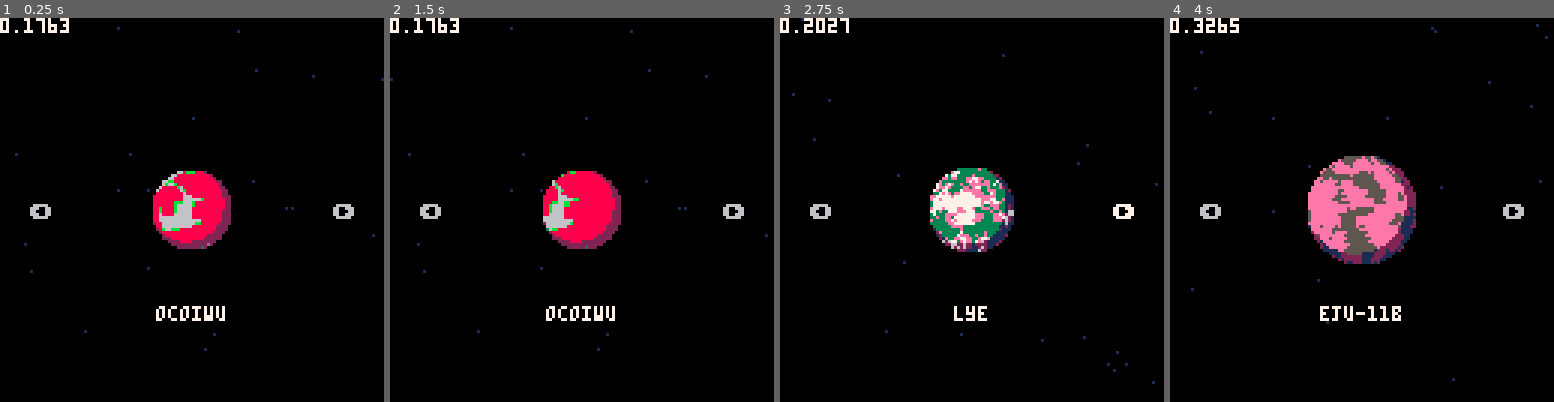
Above: before the commit, frames 1-4 (left to right).
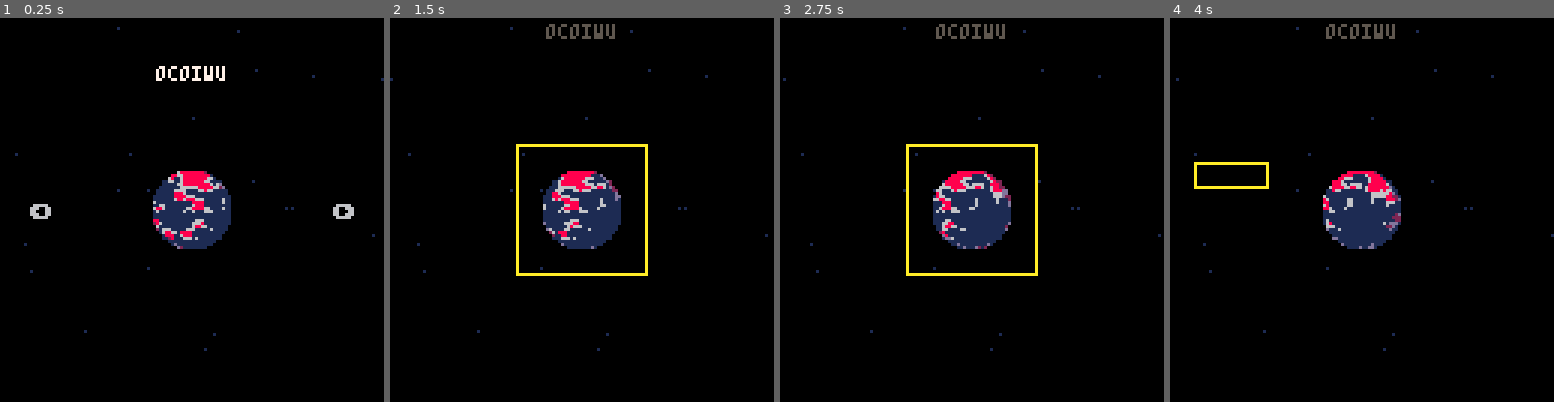
Above: after the commit, the same moments.

Repository: ironchestgames/pico-8-carts
Game: PICO-8 cartridge planetgov.p8
Two runs of this game, one before a commit and one after it. Both use one fixed random seed, a clock stepped at 60 frames per second and the inputs below.
Inputs:
- Up to frame 1 (0.25 s): no input
- Up to frame 2 (1.5 s): tap X (X key) at 0.33, 1.07 s; tap O (Z key) at 0.7 s
- Up to frame 3 (2.75 s): hold Right 1.6-2.1 s; tap O (Z key) at 1.7, 2.1, 2.5 s; tap X (X key) at 1.85 s; hold Right from 2.47 s (still down)
- Up to frame 4 (4 s): tap O (Z key) at 2.9, 3.3, 3.7 s; tap X (X key) at 2.97 s; release Right at 3.03 s; hold Left 3.08-3.58 s

The runs differ from the first frame. In frame 1, 3.8% of the frame differs, in the area x 0-61%, y 0-79%; in frame 2, 5.2%; in frame 3, 6.2%; in frame 4, 8.4%, in the area x 0-100%, y 0-95%.

Commit message:
planetgov - add game scene

Diff:
--- a/planetgov.p8
+++ b/planetgov.p8
@@ -1,6 +1,9 @@
 pico-8 cartridge // http://www.pico-8.com
 version 18
 __lua__
+
+dev=false
+menuitem(1, 'debug', function() dev=not dev end)
 
 printh('debug started','debug',true)
 function debug(_s1,_s2,_s3,_s4,_s5,_s6,_s7,_s8)
@@ -84,123 +87,11 @@
  if (u>7) goto o
 end
 
--- newflashy=function(draw,c1,c2)
---  local f
---  local d=function()
---   if f.t > 0 and f.t%4 > 1 then
---    pal(c1,c2,0)
---   end
---   draw()
---   pal()
---  end
---  f={c1,c2,draw=d,t=0,p=function() f.t=10 end}
---  add(flashys,f)
---  return f
--- end
-
-flashys={}
--- leftb=newflashy(function() print('\x8b',10,98,9) end,9,10)
--- rightb=newflashy(function() print('\x91',111,98,9) end,9,10)
-stars={}
-t=0
-colshade={1,1,1,2,1,13,6,2,4,4,3,13,1,2,4}
-rotationspeed=0.1
 vocs='\97\101\105\111\117\121'
 cons='\98\99\100\102\103\104\106\107\108\109\110\112\114\115\116\118\119\120\122'
-planetname=''
-leftd=false
-rightd=false
-
-_update=function()
- t=t+1
-
- rightd=btn(1)
- leftd=btn(0)
-
- if btnp(1) then
-  seed=seed+1
-  _init()
- end
- if btnp(0) then
-  seed=seed-1
-  _init()
- end
-
- if btnp(5) then
-  sset(flrrnd(64),flrrnd(32),5)
- end
-
- -- for flashy in all(flashys) do
- --  if flashy.t >= 0 then
- --   flashy.t=flashy.t-1
- --  end
- -- end
-
- for star in all(stars) do
-  star[1]=star[1]+star[3]
-  if star[1] < 0 then
-   star[1]=128
-  elseif star[1] > 128 then
-   star[1]=0
-  end
- end
-end
-
-_draw=function()
- cls()
-
- for star in all(stars) do
-  pset(star[1],star[2],1)
- end
-
- -- iterate over each pixel in the discsize x discsize bounding square
- for x=left,left_ds do
-  for y=top,top_ds do
-
-   -- convert pixel position into a vector relative to the center,
-   -- normalized into the range -1...1
-   local px=(x-left)*discsize_2d-1
-   local py=(y-top)*discsize_2d-1
-   local pypy=py*py
-
-   -- if we're outside the circle, draw black/background and skip ahead
-   if px*px+pypy <= 1 then
-
-    -- warp our local offset vector px py to imitate 3d bulge
-    widthatheight=sqrt(1-pypy)
-    px=asin(px/widthatheight)*4
-
-    -- convert our local offsets into lookup coordinates into our map texture
-    u=t*rotationspeed+(px+1)*mapheight_h
-    v=(py+1)*mapheight_h
-    -- wrap the horizontal coordinate around our map when it goes off the edge
-    u=u%mapheight_2
-
-    -- look up the corresponding colour from the map texture & plot it
-    c=sget(u,v)
-
-    -- shade it
-    if dist(x+discsize_h,y+discsize_h,shadeleft,shadetop) > shadesize then
-     c=colshade[c]
-    end
-
-    pset(x,y,c)
-   end
-  end
- end
-
- -- sspr(0,0,mapheight_2,mapheight,0,0)
-
- print(stat(2),0,0,7) -- note: cpu usage
-
- print(planetname,64-#planetname*2,96,7)
- print('\x8b',10,62,({[false]=6,[true]=7})[leftd])
- print('\x91',111,62,({[false]=6,[true]=7})[rightd])
-end
-
-seed=rnd()
-_init=function()
- srand(seed)
+
+newplanet=function(_seed)
+ srand(_seed)
 
  planetname=''
  local namelen=flrrnd(5)+2
@@ -243,6 +134,7 @@
  -- discsize=32 -- 0.4326
  discsize_h=discsize/2
  discsize_2d=2/discsize
+ rotationspeed=rnd(0.11)+0.04
  left=64-discsize_h
  top=left
  shadeleft=64+discsize_h-discsize_h/8
@@ -257,3 +149,140 @@
 
  genmap(mapheight_2,mapheight)
 end
+
+updatestars=function()
+ for star in all(stars) do
+  star[1]=star[1]+star[3]
+  if star[1] < 0 then
+   star[1]=128
+  elseif star[1] > 128 then
+   star[1]=0
+  end
+ end
+end
+
+drawstarsplanet=function()
+ for star in all(stars) do
+  pset(star[1],star[2],1)
+ end
+
+ -- iterate over each pixel in the discsize x discsize bounding square
+ for x=left,left_ds do
+  for y=top,top_ds do
+
+   -- convert pixel position into a vector relative to the center,
+   -- normalized into the range -1...1
+   local px=(x-left)*discsize_2d-1
+   local py=(y-top)*discsize_2d-1
+   local pypy=py*py
+
+   -- if we're outside the circle, draw black/background and skip ahead
+   if px*px+pypy <= 1 then
+
+    -- warp our local offset vector px py to imitate 3d bulge
+    widthatheight=sqrt(1-pypy)
+    px=asin(px/widthatheight)*4
+
+    -- convert our local offsets into lookup coordinates into our map texture
+    u=t*rotationspeed+(px+1)*mapheight_h
+    v=(py+1)*mapheight_h
+    -- wrap the horizontal coordinate around our map when it goes off the edge
+    u=u%mapheight_2
+
+    -- look up the corresponding colour from the map texture & plot it
+    c=sget(u,v)
+
+    -- shade it
+    if dist(x+discsize_h,y+discsize_h,shadeleft,shadetop) > shadesize then
+     c=colshade[c]
+    end
+
+    pset(x,y,c)
+   end
+  end
+ end
+end
+
+seed=rnd()
+t=0
+stars={}
+colshade={1,1,1,2,1,13,6,2,4,4,3,13,1,2,4}
+
+planetupdate=function()
+ t=t+1
+ if btnp(4) then
+  --todo: surfaceinit
+ end
+ if btnp(0) then
+  sel=min(sel+1,2)
+ elseif btnp(1) then
+  sel=max(sel-1,1)
+ end
+
+ updatestars()
+end
+
+selmar=8
+planetdraw=function()
+ cls()
+ drawstarsplanet()
+ print(planetname,64-#planetname*2,2,5)
+
+
+ if sel == 1 then
+  rect(left-selmar,top-selmar,left+discsize+selmar,top+discsize+selmar,10)
+ elseif sel == 2 then
+  rect(8,48,32,56,10)
+ end
+end
+
+planetinit=function()
+ _update,_draw,sel,selt=planetupdate,planetdraw,1,75
+end
+
+startupdate=function()
+ t=t+1
+
+ rightd=btn(1)
+ leftd=btn(0)
+
+ if btnp(1) then
+  seed=seed+1
+  newplanet(seed)
+ end
+ if btnp(0) then
+  seed=seed-1
+  newplanet(seed)
+ end
+ if btnp(4) or btnp(5) then
+  planetinit()
+ end
+
+ updatestars()
+end
+
+startdraw=function()
+ cls()
+
+ drawstarsplanet()
+
+ -- sspr(0,0,mapheight_2,mapheight,0,0)
+
+ if dev then
+  print('cpu: '..stat(2),0,0,11) -- note: cpu usage
+ end
+
+ print(planetname,64-#planetname*2,16,7)
+ print('\x8b',10,62,({[false]=6,[true]=7})[leftd])
+ print('\x91',111,62,({[false]=6,[true]=7})[rightd])
+ print('')
+end
+
+startinit=function()
+ newplanet(seed)
+ _update,_draw=startupdate,startdraw
+end
+
+_init=function()
+ startinit()
+end
